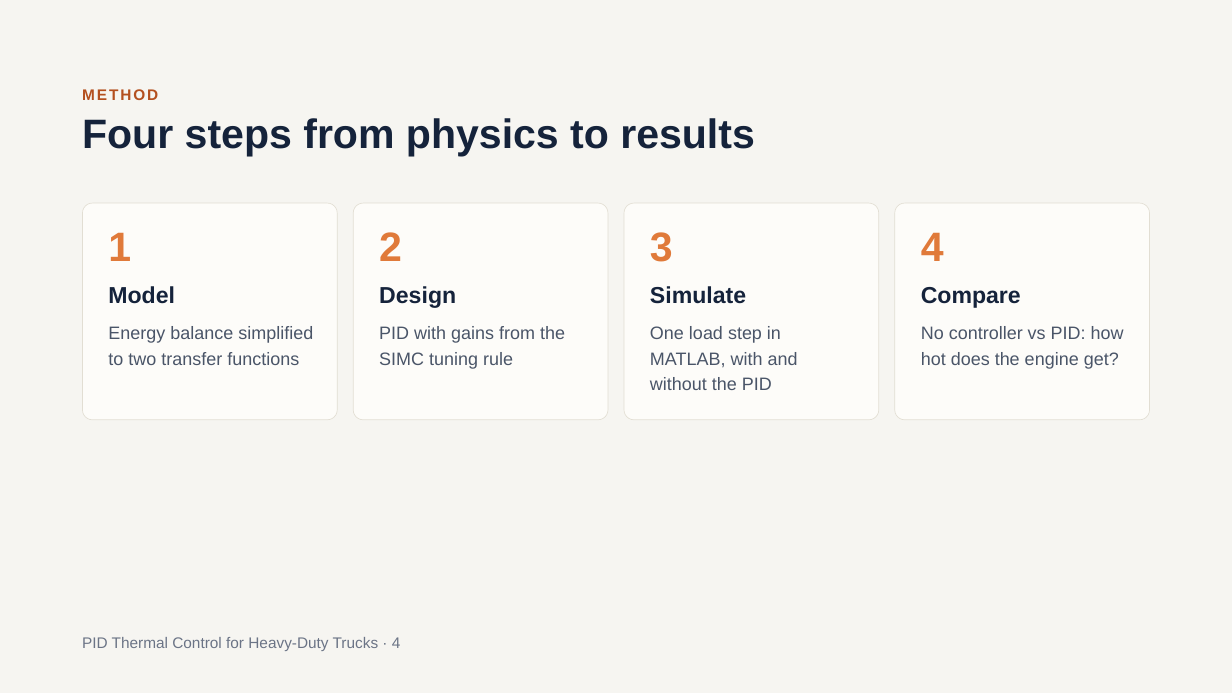
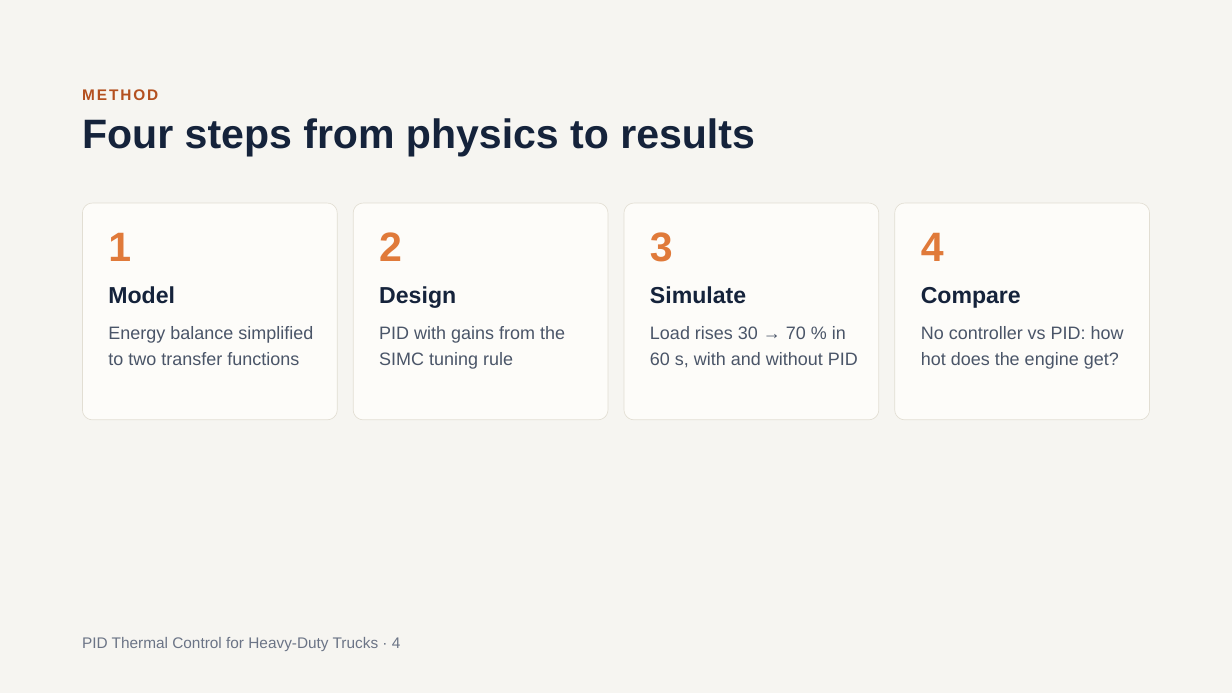
Before and after one commit to SushanthBibi/PID-Cooling-matlab, a slide deck: slide 4 of PID_Thermal_Control_for_Heavy-Duty_Trucks_v2.pptx. Drawn at 1232x693 pixels with LibreOffice and Linux fonts; fonts in the diff are those of the drawing. Boxes give left, top, right and bottom in pixels: in the first picture for what was removed or moved away, otherwise in the second. Text is boxed around its words. In the diff, an @@ line names an element or a change of style, - is before the commit and + after.

```diff
--- a/PID_Thermal_Control_for_Heavy-Duty_Trucks_v2.pptx
+++ b/PID_Thermal_Control_for_Heavy-Duty_Trucks_v2.pptx
@@ text at (650,326,858,367): text changed @@
-One load step in MATLAB, with and without the PID
+Load rises 30 → 70 % in 60 s, with and without PID
```
Also in this commit, not shown: 4 other slides changed, 1 other file.
